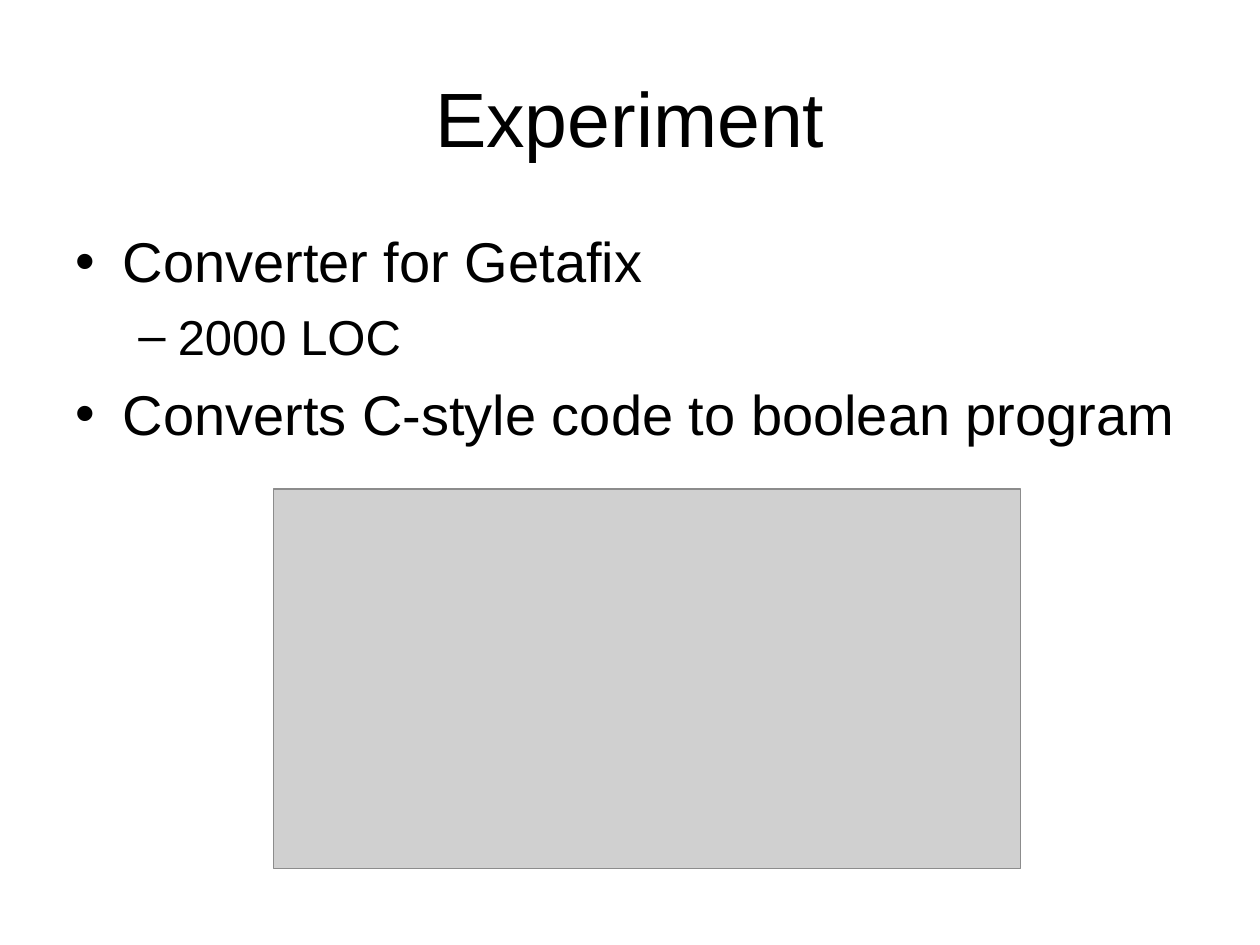
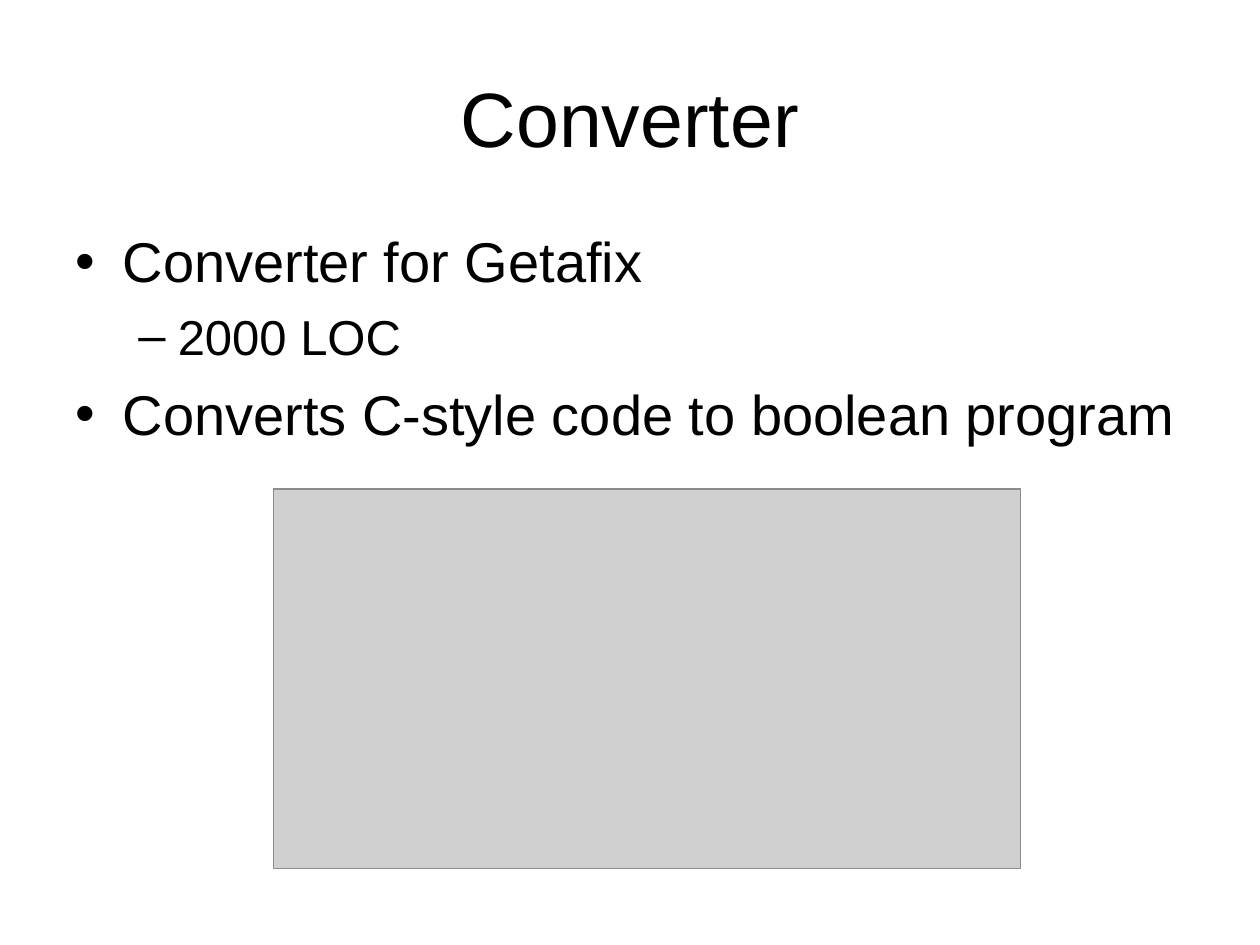
Before and after one commit to chenjiia/Thesis, a slide deck: slide 22 of thesis_presentation/presentation.ppt (slide 19 before the commit). Drawn at 1260x945 pixels with LibreOffice and Linux fonts; fonts in the diff are those of the drawing; grey boxes stand for pictures. Boxes give left, top, right and bottom in pixels: in the first picture for what was removed or moved away, otherwise in the second. Text is boxed around its words. In the diff, an @@ line names an element or a change of style, - is before the commit and + after.

```diff
--- a/thesis_presentation/presentation.ppt
+++ b/thesis_presentation/presentation.ppt
@@ title at (461,93,799,148): text changed @@
-Experiment
+Converter
```
Also in this commit, not shown: 14 other slides changed, 4 slides added, 1 slide removed.
